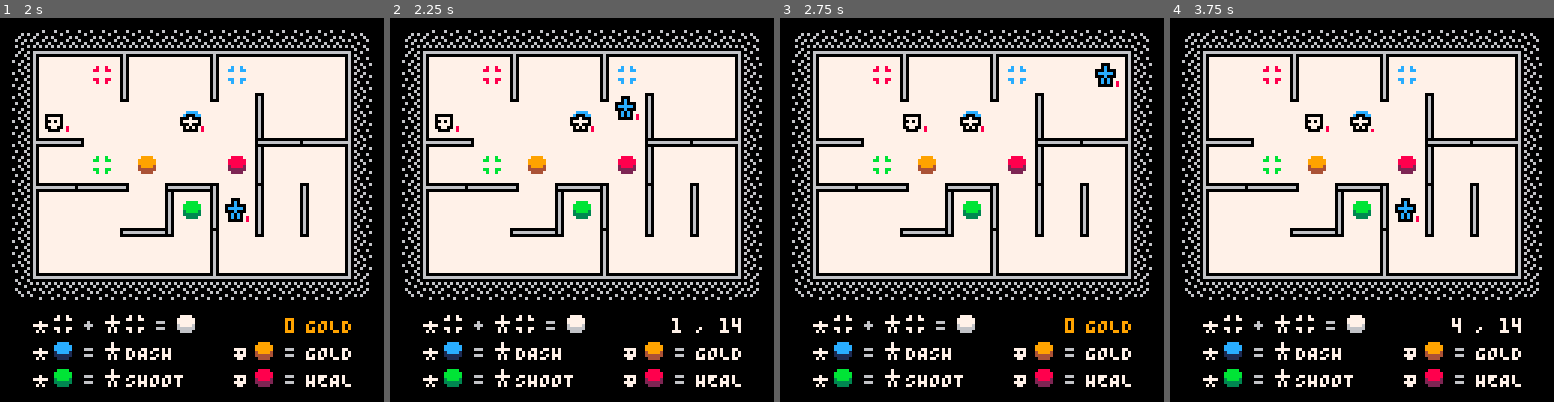
Above: before the commit, frames 1-4 (left to right).
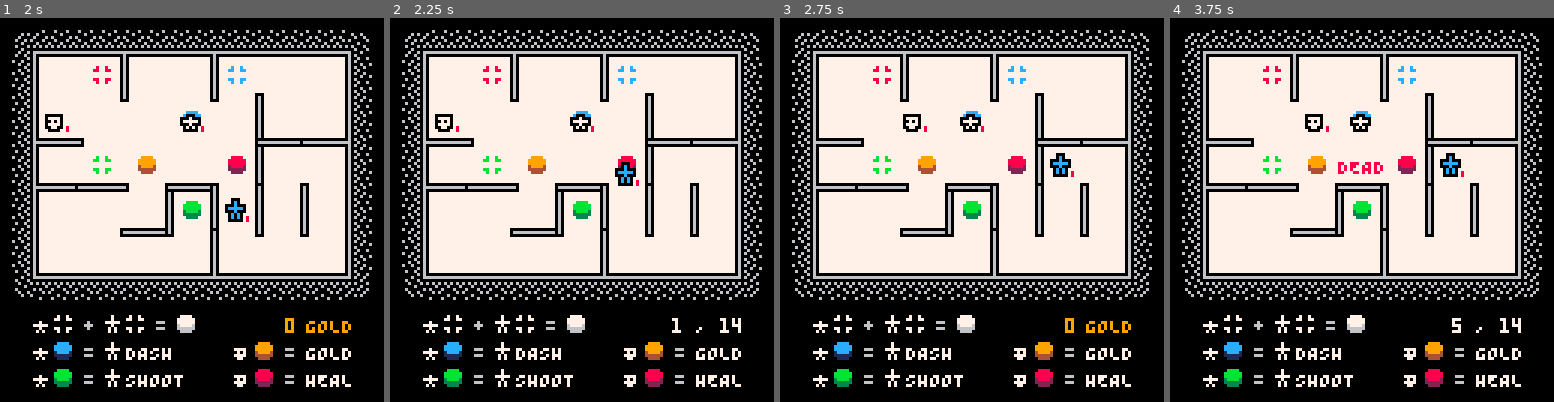
Above: after the commit, the same moments.

Repository: taylordolan/grid-folks
Game: PICO-8 cartridge grid_folks.p8
Same seed, same stepped clock (60 frames per second), same inputs: the game is played once before the commit and once after it.
Inputs:
- Up to frame 1 (2 s): tap X (X key) at 0.33, 1.07, 1.85 s; tap O (Z key) at 0.7, 1.7 s; hold Right from 1.6 s (still down)
- Up to frame 2 (2.25 s): release Right at 2.1 s; tap O (Z key) at 2.1 s; hold Up from 2.15 s (still down)
- Up to frame 3 (2.75 s): release Up at 2.42 s; hold Right from 2.47 s (still down); tap O (Z key) at 2.5 s
- Up to frame 4 (3.75 s): tap O (Z key) at 2.9, 3.3, 3.7 s; tap X (X key) at 2.97 s; release Right at 3.03 s; hold Left 3.08-3.58 s; hold Down from 3.63 s (still down)

Frame 1 is identical in both runs. In frame 2, 0.5% of the frame differs, in the area x 58-65%, y 20-44%; in frame 3, 0.5%; in frame 4, 0.8%, in the area x 43-77%, y 28-83%.

Commit message:
testing new dash ability

Diff:
--- a/grid_folks.p8
+++ b/grid_folks.p8
@@ -12,6 +12,7 @@
 -- [x] heroes hop when activated
 -- [x] objects should contain their own draw functions
 -- [x] support for manually setting spawn rates
+-- [ ] try replacing dash with moving and hitting through walls
 -- [ ] bring back enemy eggs that can't be attacked. they should not be allowed to deploy next to heroes, but blocking this doesn't take damage
 -- [ ] or allow them to be deployed next to heroes, but blocking them takes one damage
 -- [ ] shoot should go through enemies (and walls?)
@@ -952,33 +953,37 @@
 
       if
         location_exists(next_tile) and
-        not is_wall_between({self.x, self.y}, next_tile) and
+        -- not is_wall_between({self.x, self.y}, next_tile) and
         not find_type_in_tile("hero", next_tile)
       then
         shoot_target = get_shoot_target(direction)
         if self.shoot and shoot_target then
-          shoot_target.stunned = true
-          shoot_target.sprite = sprites.enemy_stunned
+          -- shoot_target.stunned = true
+          -- shoot_target.sprite = sprites.enemy_stunned
           hit_enemy(shoot_target, 1)
           delay += transition_frames
           sfx(sounds.shoot, 3)
           shot_points = {self.s, shoot_target.s}
           shot_direction = direction
           remaining_shot_frames = transition_frames
+          player_turn = false
         elseif self.dash then
-          local dest = get_dash_dest(direction)
-          local targets = get_dash_targets(direction)
-          for next in all(targets) do
-            hit_enemy(next, 2)
-          end
-          set_tile(self, dest)
-          delay += transition_frames
-          sfx(sounds.dash, 3)
-        else
+          -- local dest = get_dash_dest(direction)
           step_or_bump(direction)
           delay += transition_frames
+          player_turn = false
+          -- local targets = get_dash_targets(direction)
+          -- for next in all(targets) do
+          --   hit_enemy(next, 2)
+          -- end
+          -- set_tile(self, dest)
+          -- delay += transition_frames
+          -- sfx(sounds.dash, 3)
+        elseif not is_wall_between({self.x, self.y}, next_tile) then
+          step_or_bump(direction)
+          delay += transition_frames
+          player_turn = false
         end
-        player_turn = false
       end
     end,
     draw = function(self)
